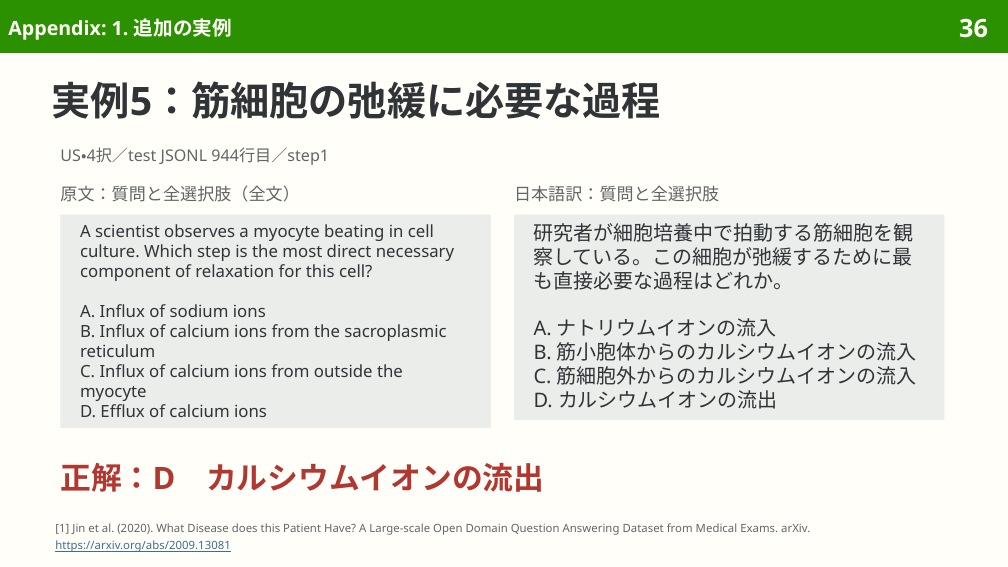
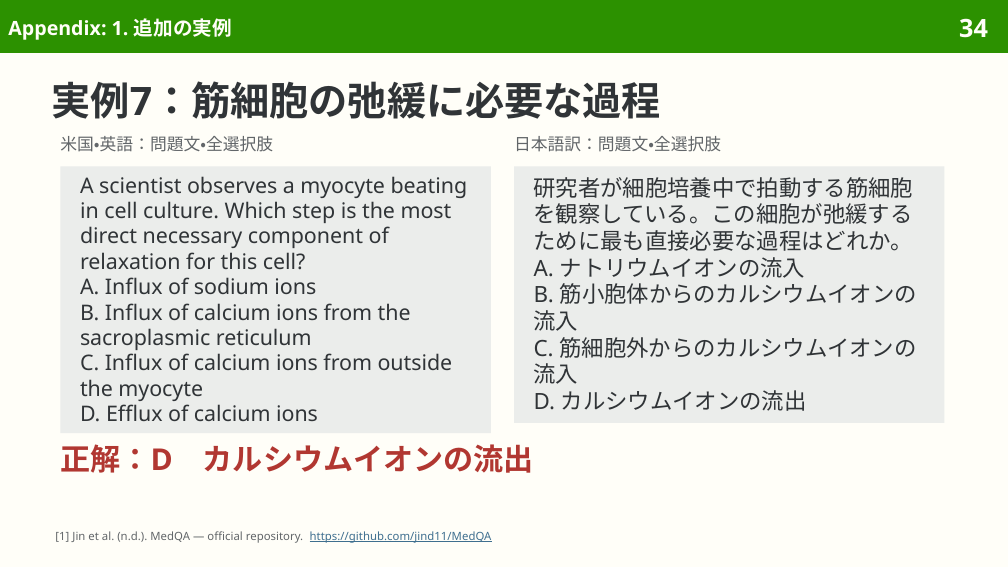
Before and after one commit to sasakiy84/datasets-in-10-minutes, a slide deck: slide 34 of slides/datasets-in-10-minutes-medqa.pptx (slide 36 before the commit). Drawn at 1008x567 pixels with LibreOffice and Linux fonts; fonts in the diff are those of the drawing. Boxes give left, top, right and bottom in pixels: in the first picture for what was removed or moved away, otherwise in the second. Text is boxed around its words. In the diff, an @@ line names an element or a change of style, - is before the commit and + after.

```diff
--- a/slides/datasets-in-10-minutes-medqa.pptx
+++ b/slides/datasets-in-10-minutes-medqa.pptx
@@ page number at (959,18,988,38): text changed @@
-36
+34
@@ title at (52,81,662,119): text changed @@
-実例5：筋細胞の弛緩に必要な過程
+実例7：筋細胞の弛緩に必要な過程
@@ text at (60,136,273,152): text changed; size 12.2 to 12 pt @@
-原文：質問と全選択肢（全文）
+米国・英語：問題文・全選択肢
@@ text removed at (60,147,329,165) @@
-US・4択／test JSONL 944行目／step1
@@ text at (514,136,721,152): text changed; size 12.2 to 12 pt @@
-日本語訳：質問と全選択肢
+日本語訳：問題文・全選択肢
@@ rectangle "A scientist observes a myocyte ...": place and size @@
-rectangle "A scientist observes a myocyte ..." at (60,215,491,428)
+rectangle "A scientist observes a myocyte ..." at (60,166,491,433)
@@ rectangle "A scientist observes a myocyte ..." at (60,166,491,433): size 12 to 15.2 pt; line spacing 14.3pt to 18.1pt @@
@@ rectangle "研究者が細胞培養中で拍動する筋細胞を観察している。この細胞が弛緩するために最も直接必要な過程はどれか。": place and size @@
-rectangle "研究者が細胞培養中で拍動する筋細胞を観察している。この細胞が弛緩するために最も直接必要な過程はどれか。" at (514,215,944,420)
+rectangle "研究者が細胞培養中で拍動する筋細胞を観察している。この細胞が弛緩するために最も直接必要な過程はどれか。" at (514,166,944,423)
@@ rectangle "研究者が細胞培養中で拍動する筋細胞を観察している。この細胞が弛緩するために最も直接必要な過程はどれか。" at (514,166,944,423): size 14.2 to 16 pt; line spacing 16.9pt to 19pt @@
@@ text "正解：D カルシウムイオンの流出": place and size @@
-text "正解：D カルシウムイオンの流出" at (60,463,544,492)
+text "正解：D カルシウムイオンの流出" at (60,444,534,473)
@@ text "正解：D カルシウムイオンの流出" at (60,444,534,473): size 22 to 21.5 pt; line spacing 25.7pt to 25.1pt @@
@@ text at (55,531,492,543): text changed @@
-[1] Jin et al. (2020). What Disease does this Patient Have? A Large-scale Open Domain Question Answering Dataset from Medical Exams. arXiv.
-https://arxiv.org/abs/2009.13081
+[1] Jin et al. (n.d.). MedQA — official repository. https://github.com/jind11/MedQA
```
Also in this commit, not shown: 37 other slides changed, 8 slides added, 14 slides removed, 46 other files.
